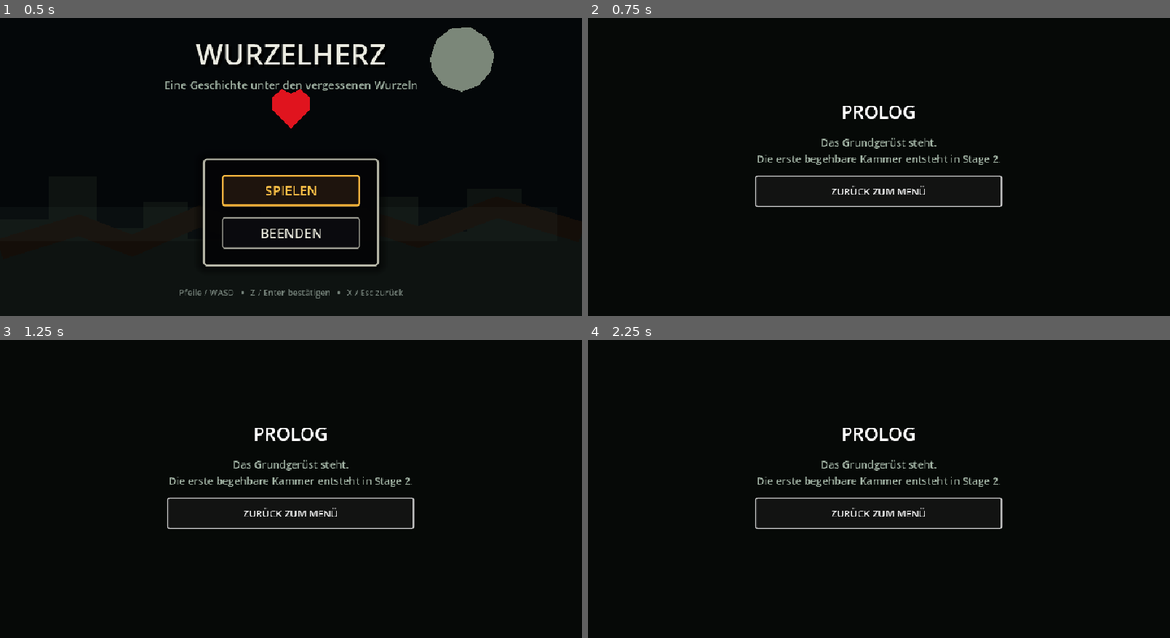
Above: before the commit, frames 1-4 (two rows, left to right).
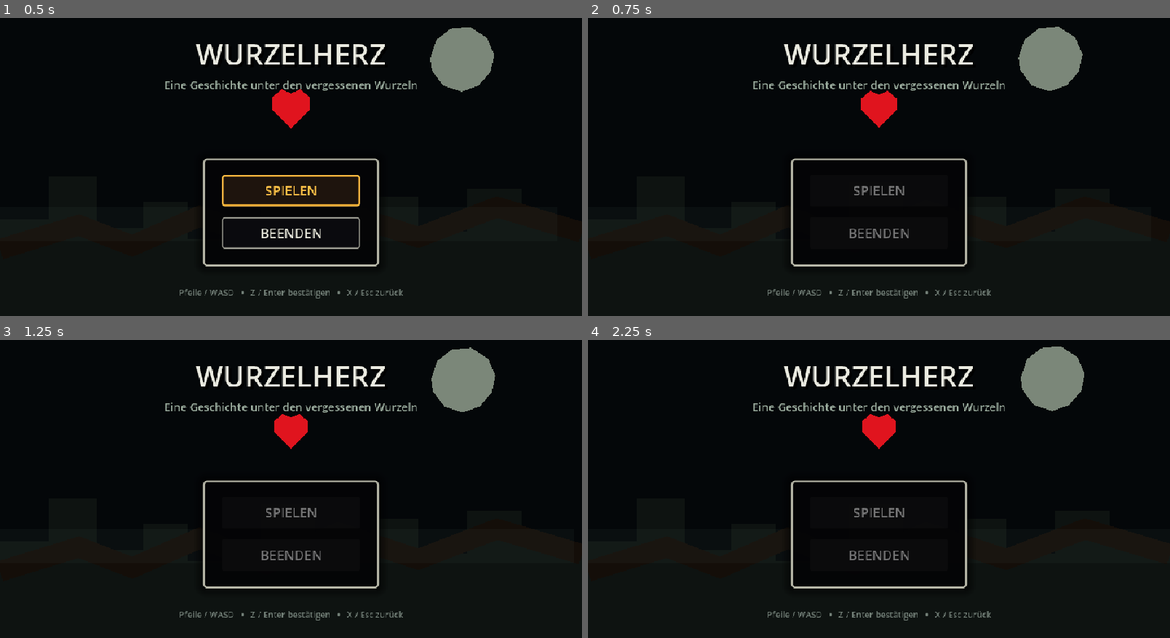
Above: after the commit, the same moments.

Repository: PlanBan/PlanBan
Game: Godot game, scene res://scenes/menu/MainMenu.tscn
Same seed, same stepped clock (60 frames per second), same inputs: the game is played once before the commit and once after it.
Inputs (mouse positions are in pixels of both pictures, inside the frame that each line leads up to):
- Up to frame 1 (0.5 s): no input
- Up to frame 2 (0.75 s): click "SPIELEN" at 0.5 s
- Up to frame 3 (1.25 s): no input
- Up to frame 4 (2.25 s): click (879, 512) at 1.25 s, where only the run before the commit has a clickable "ZURÜCK ZUM MENÜ"; click (879, 512) at 2 s, where only the run before the commit has a clickable "SPIELEN"

Frame 1 is identical in both runs. In frame 2, 6.6% of the frame differs, in the area x 28-85%, y 2-95%; in frame 3, 6.5%; in frame 4, 6.5%.

Commit message:
Stage 2: start game in MossEntrance

Diff:
--- a/UndertaleInspiredGame/game/scripts/main_menu.gd
+++ b/UndertaleInspiredGame/game/scripts/main_menu.gd
@@ -1,6 +1,6 @@
 extends Control
 
-@export_file("*.tscn") var first_scene_path: String = "res://scenes/world/PrototypeRoom.tscn"
+@export_file("*.tscn") var first_scene_path: String = "res://scenes/world/MossEntrance.tscn"
 @onready var play_button: Button = $MenuPanel/Margin/VBox/PlayButton
 @onready var quit_button: Button = $MenuPanel/Margin/VBox/QuitButton
 
